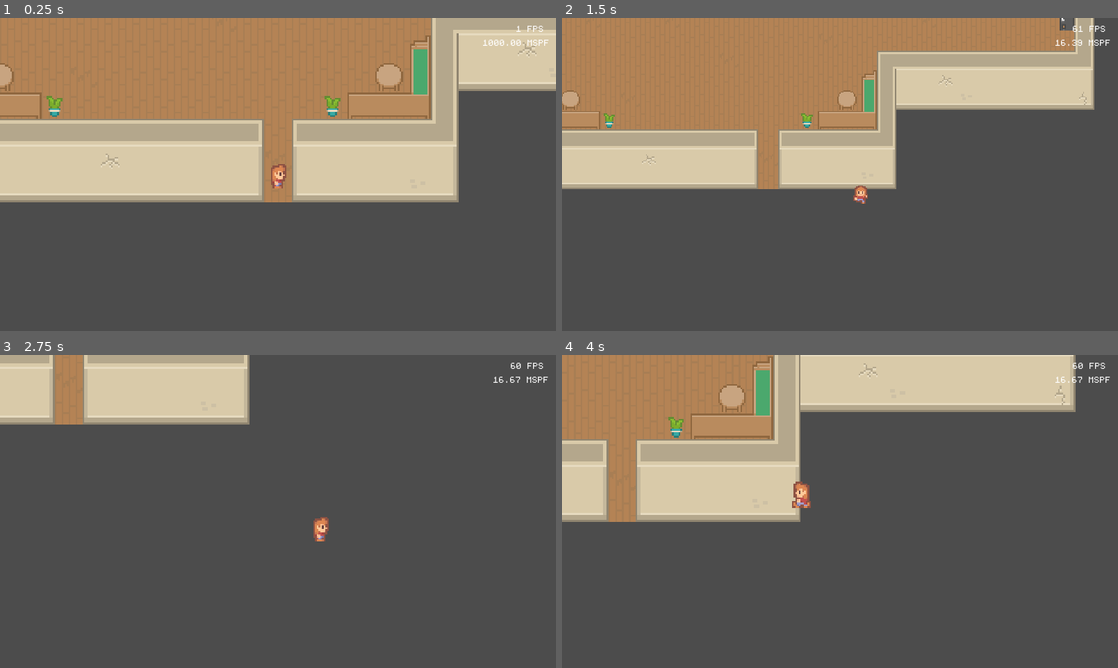
Above: before the commit, frames 1-4 (two rows, left to right).
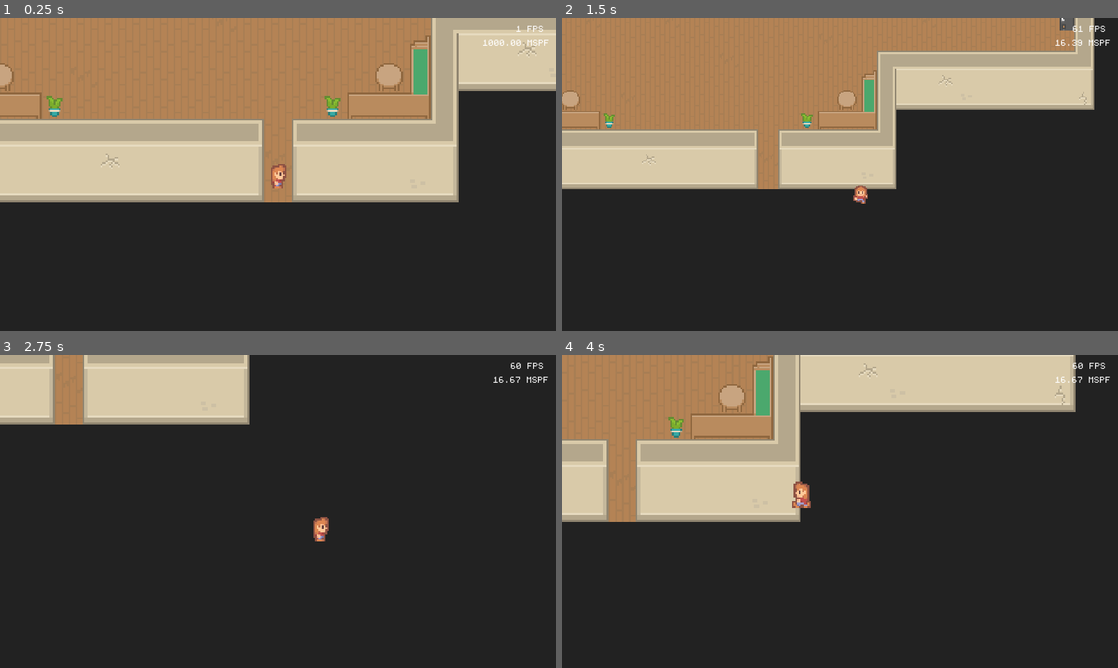
Above: after the commit, the same moments.

Repository: SilentByte/cysec-intern
Game: Godot game, scene res://scenes/main.tscn
Same seed, same stepped clock (60 frames per second), same inputs: the game is played once before the commit and once after it.
Inputs (mouse positions are in pixels of both pictures, inside the frame that each line leads up to):
- Up to frame 1 (0.25 s): no input
- Up to frame 2 (1.5 s): tap Enter at 0.5 s; move the mouse to (962, 158) at 0.52 s; hold D (move_east) 0.53-1.28 s; hold Mouse wheel up (zoom_in) 0.53-1.28 s; move the mouse to (728, 190) at 1.27 s; hold Down (move_south) from 1.28 s (still down); tap Mouse wheel down (zoom_out) at 1.35 s
- Up to frame 3 (2.75 s): move the mouse to (333, 442) at 2.02 s; release Down (move_south) at 2.03 s; hold D (move_east) from 2.03 s (still down); hold Mouse wheel up (zoom_in) from 2.03 s (still down)
- Up to frame 4 (4 s): move the mouse to (812, 574) at 2.77 s; release D (move_east) at 2.78 s; release Mouse wheel up (zoom_in) at 2.78 s; hold Up (move_north) 2.78-3.53 s; tap Mouse wheel down (zoom_out) at 2.85 s; move the mouse to (1006, 558) at 3.52 s; hold A (move_west) from 3.53 s (still down); hold Mouse wheel up (zoom_in) from 3.53 s (still down)

The runs differ from the first frame. In frame 1, 47% of the frame differs, in the area x 0-100%, y 23-100%; in frame 2, 57%; in frame 3, 90%, in the area x 0-100%, y 0-100%; in frame 4, 68%.

Commit message:
Adjust clear color

Diff:
--- a/project.godot
+++ b/project.godot
@@ -99,4 +99,5 @@
 2d/snapping/use_gpu_pixel_snap=true
 vram_compression/import_etc=true
 vram_compression/import_etc2=false
+environment/default_clear_color=Color( 0.133333, 0.133333, 0.133333, 1 )
 environment/default_environment="res://default_env.tres"
